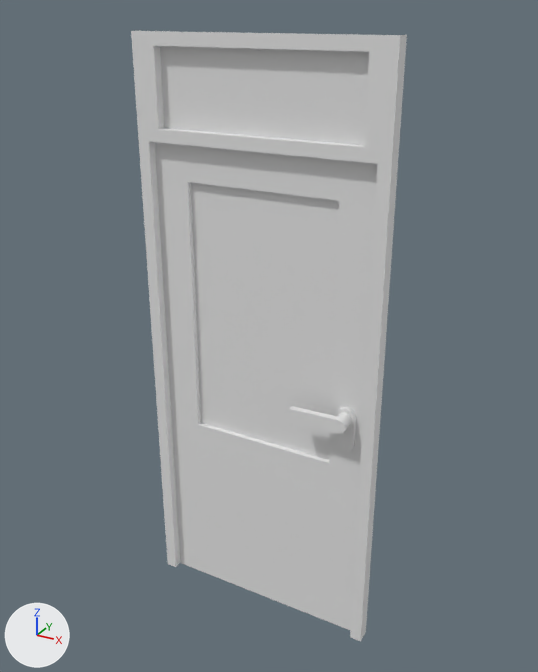
What one commit did to the FBX model Assets/Models/Floris/FakeDoorSmall.fbx.
Camera for both pictures: a 50 mm camera at (1.37, -2.38, 2.58) aimed at (0.02, 0.07, 1.35). Every picture has the same lights, and +X, +Y and +Z are marked at lower left. Where no turn or scale is listed for an object, it has been applied to the vertices.

Before the edit, the objects in view are built like this:
```python
me_cube_052 = bpy.data.meshes.new('Cube.052')
me_cube_052.from_pydata(...)  # 107 vertices, 82 faces; spans x -0.53..0.53, y -0.05..0.06, z 0.0..2.5
ob_cube_051 = bpy.data.objects.new('Cube.051', me_cube_052)
ob_cube_051.location = (0.0, 0.0, 0.0)
```
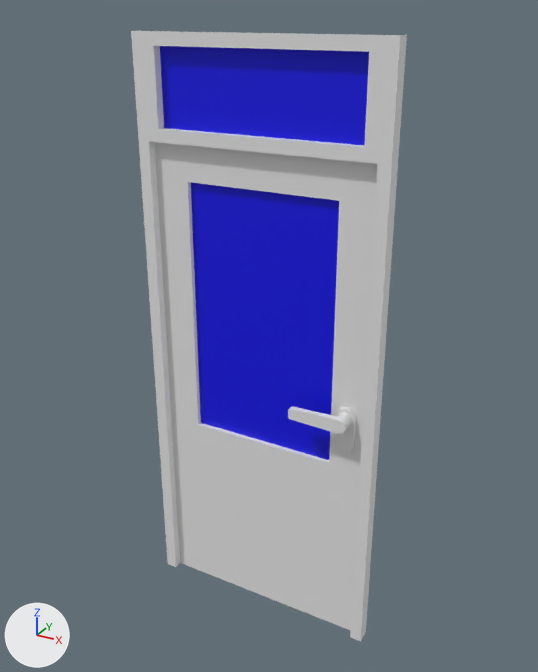
Commit message: Open door and fake door added with material for glass

The change, as a diff of the scene's bpy script:
```diff
--- a/Assets/Models/Floris/FakeDoorSmall.fbx.py
+++ b/Assets/Models/Floris/FakeDoorSmall.fbx.py
@@ mat_window @@
+mat_window = principled_material('Window')
+mat_window.base_color = (0.0, 0.0, 0.8)  # blue #0000e7
@@ mat_overig @@
+mat_overig = principled_material('Overig')
+mat_overig.base_color = (0.8, 0.8, 0.8)  # white #e7e7e7
@@ me_cube_052 @@
 me_cube_052.from_pydata(...)  # 107 vertices, 82 faces; spans x -0.53..0.53, y -0.05..0.06, z 0.0..2.5
 # used by ob_cube_051; location = (0.0, 0.0, 0.0)
+# me_cube_052 part 1: the 1 face centred in x 0.0, y 0.06, z 1.13 switches from no material to mat_window (blue #0000e7)
+# me_cube_052 part 2: the 1 face centred in x 0.0, y 0.06, z 1.68 switches from no material to mat_window (blue #0000e7)
+# me_cube_052 part 3: the 1 face centred in x 0.0, y 0.04, z 2.3 switches from no material to mat_window (blue #0000e7)
+me_cube_052.materials.append(mat_overig)  # white #e7e7e7
+me_cube_052.materials.append(mat_window)  # blue #0000e7
```

What differs and where, as boxes (x1, y1, x2, y2) in the pictures (538 x 672 px):
part 1 of me_cube_052, recoloured (white to blue)
    both: (196, 310, 334, 460)
part 2 of me_cube_052, recoloured (white to blue)
    both: (191, 182, 339, 340)
part 3 of me_cube_052, recoloured (white to blue)
    both: (160, 46, 369, 145)
